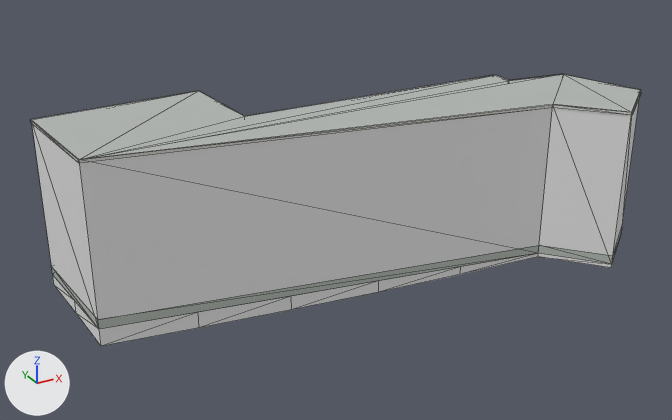
The glTF model public/models/buildings/osm-way-27581156.glb, before and after one commit.
Before and after are seen from a 50 mm camera at (-16.1, -27.8, 16.0) aimed at (-0.8, -0.1, 2.2). Lighting does not change. The marker at lower left points along +X, +Y and +Z. The first picture is the older version. Mesh edges are drawn as thin lines. Where no turn or scale is listed for an object, it has been applied to the vertices. Vertices at exactly the same position are counted once.

The first picture shows 'building foundation 27581156', 'reality 27581156 near reality aged pale plaster', 'reality 27581156 near reality concrete plinth', 'reality 27581156 near reality flat weathered roof', 'reality 27581156 near reality pale aluminum sill'.
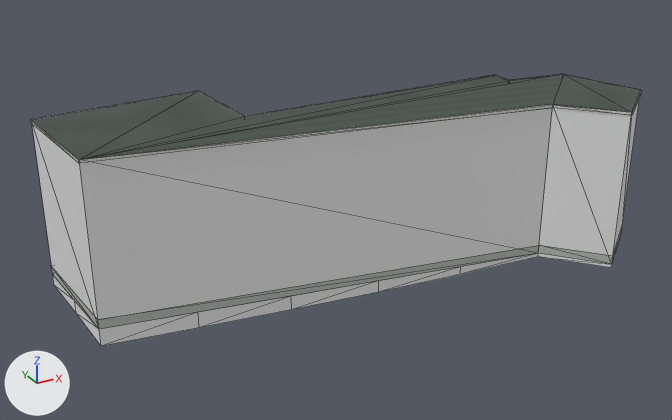
What changed in the scene script:
```text
Add img_roof_color:
    img_roof_color = load_image('roof-color', 'textures/1de3d7bb6546b7423004abcc0fb627c4d0c6ad03316b21d76a93f9bf4f470ca6.png', 256, 256, 'sRGB')
Change mat_reality_flat_weathered_roof:
    remove mat_reality_flat_weathered_roof.base_color = (0.451, 0.475, 0.455)  # grey #b3b7b4
    add mat_reality_flat_weathered_roof.texture = img_roof_color
Change me_reality_27581156_near_reality_pale_aluminum_sill:
    used by ob_reality_27581156_near_reality_pale_aluminum_sill; location = (0.0, 0.0, 0.0)
    remove me_reality_27581156_near_reality_pale_aluminum_sill.from_pydata(...)  # 40 vertices, 20 faces; spans x -10.5..10.6, y -5.3..4.6, z 5.9..6.0
    add me_reality_27581156_near_reality_pale_aluminum_sill.from_pydata(...)  # 50 vertices, 40 faces; spans x -10.5..10.6, y -5.3..4.6, z 5.9..6.0
    me_reality_27581156_near_reality_pale_aluminum_sill part 1
    16 faces are deleted
    10 vertices are added at x -10.5..10.6, y -5.2..4.6, z 6.0
    36 new faces join them
```

Location of each change, (x1, y1, x2, y2) in pixels of the pictures (672 x 420 px):
'reality 27581156 near reality flat weathered roof', surface changed (darker)
    both: (32, 74, 640, 160)
part 1 of me_reality_27581156_near_reality_pale_aluminum_sill, built on
    both: (31, 74, 641, 162)
